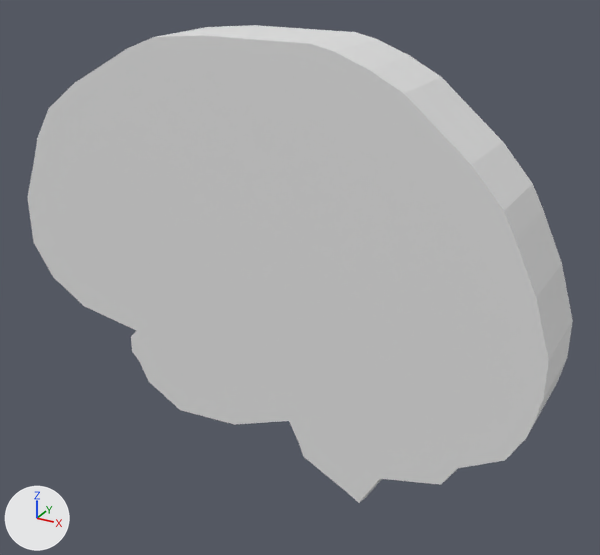
Before and after pictures for a commit that changed the Blender file WorkingAssets/SourceFiles/brain icon.blend.
Rendered twice from a camera (50 mm lens) standing at (0.459, -0.586, 1.546) and looking at (0.009, 0.233, 1.136). Lighting does not change. The marker at lower left points along +X, +Y and +Z. Both versions are drawn at frame 30 of the action 'CubeAction'; the numbers are the values there.

Before the edit, the objects in view are built like this:
```python
me_cube_003 = bpy.data.meshes.new('Cube.003')
me_cube_003.from_pydata(...)  # 93 vertices, 53 faces; spans x -1.0..1.0, y -8.9..8.0, z -1.0..0.2
me_cube_003.materials.append(None)
ob_cube = bpy.data.objects.new('Cube', me_cube_003)
ob_cube.location = (-0.016, 0.181, 1.169)
ob_cube.rotation_euler = (1.571, 0.0, 18.86)  # degrees (90, 0, 1)
ob_cube.scale = (0.345, 0.032, 0.087)
```
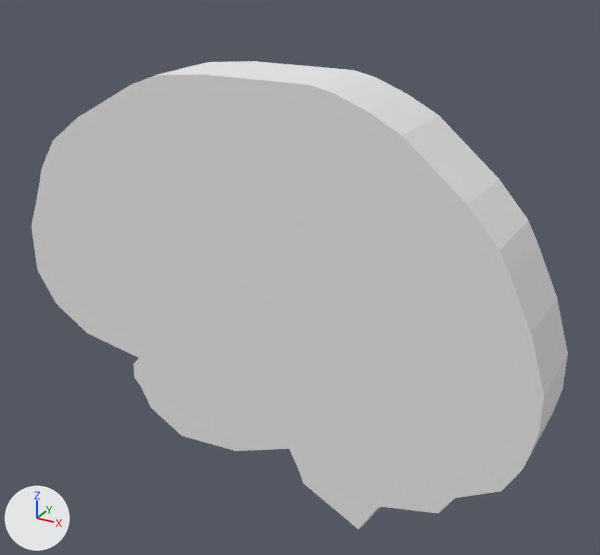
Pixel boxes [x1, y1, x2, y2] of what changed, in the pictures (600 x 555 px):
'Cube', moved
    before: [27, 25, 573, 503]
    after: [31, 61, 568, 529]

Patch to the scene script:
```diff
--- a/WorkingAssets/SourceFiles/brain icon.blend.py
+++ b/WorkingAssets/SourceFiles/brain icon.blend.py
@@ ob_cube @@
 ob_cube = bpy.data.objects.new('Cube', me_cube_003)
-ob_cube.location = (-0.016, 0.181, 1.169)
+ob_cube.location = (-0.016, 0.181, 1.128)
 ob_cube.rotation_euler = (1.571, 0.0, 18.86)  # degrees (90, 0, 1)
```
